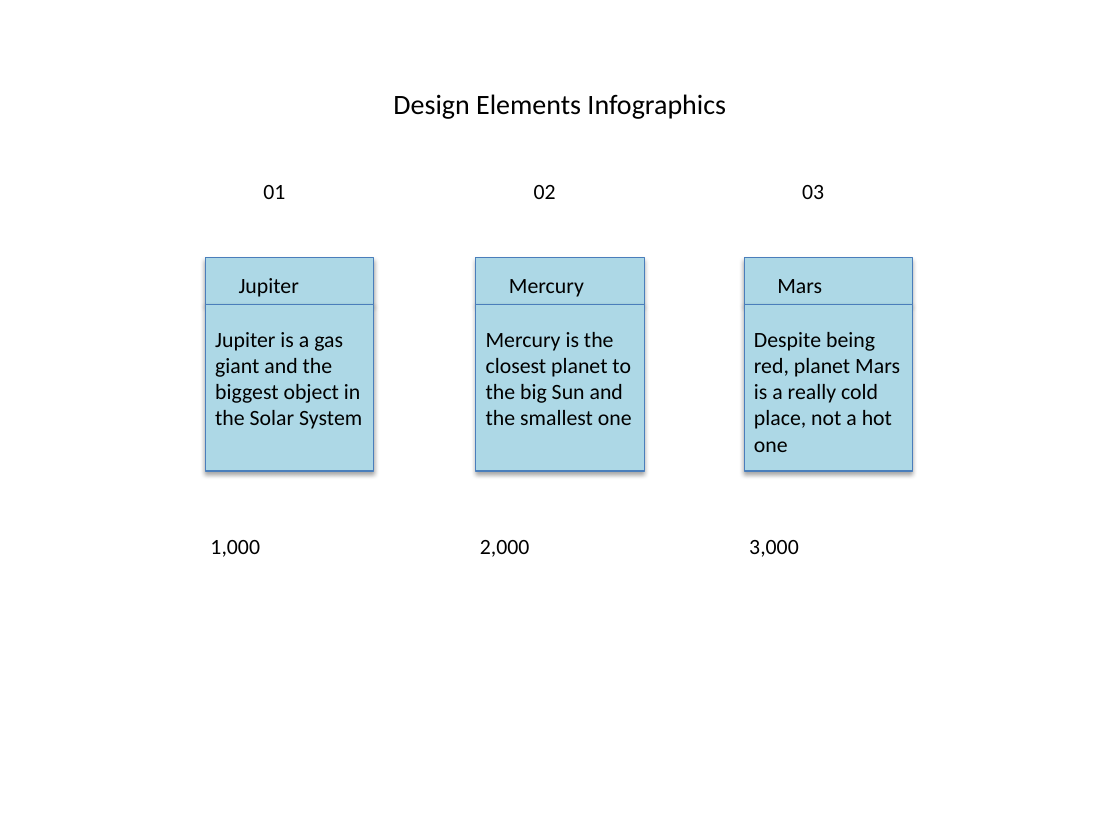
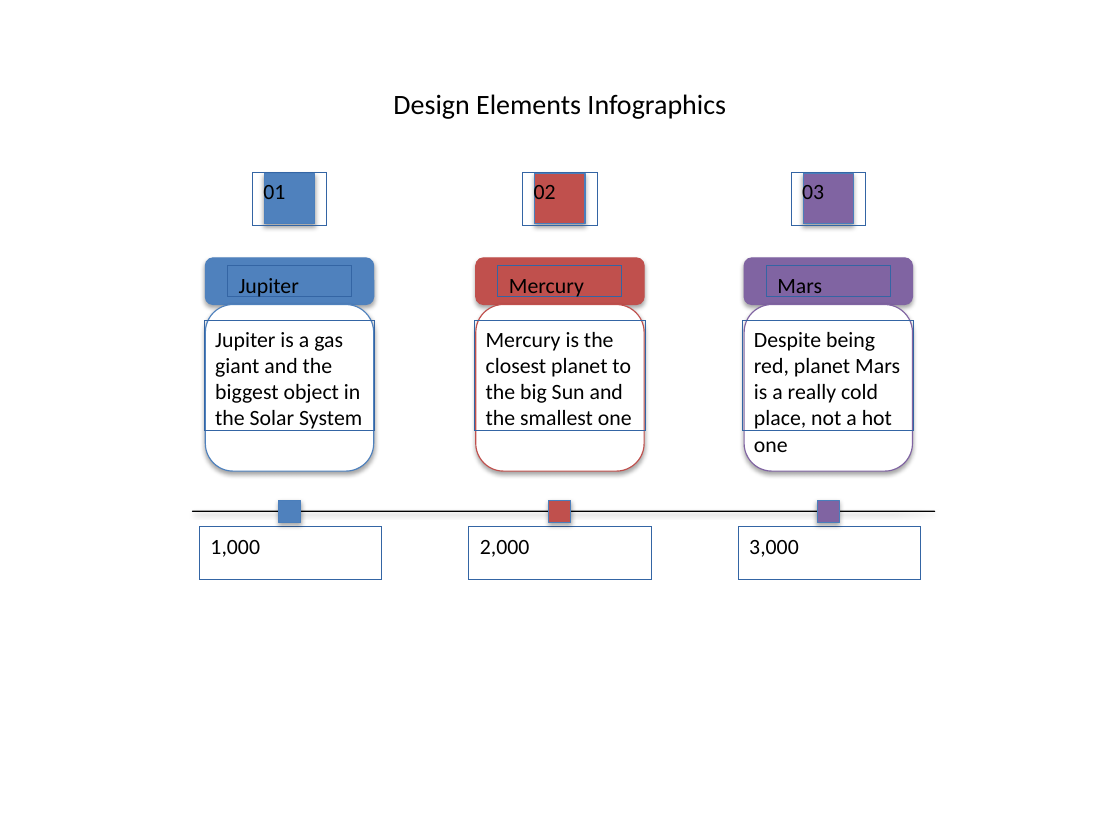
Before and after one commit to realbits-lab/naly, a slide deck: slide 6 of examples/generated_presentation.pptx. Drawn at 1120x840 pixels with LibreOffice and Linux fonts; fonts in the diff are those of the drawing. Boxes give left, top, right and bottom in pixels: in the first picture for what was removed or moved away, otherwise in the second. Text is boxed around its words. In the diff, an @@ line names an element or a change of style, - is before the commit and + after.

```diff
--- a/examples/generated_presentation.pptx
+++ b/examples/generated_presentation.pptx
@@ rectangle added at [264, 174, 315, 224], fill #4F81BD @@
@@ rectangle added at [535, 174, 586, 224], fill #C0504D @@
@@ rectangle added at [803, 174, 853, 224], fill #8064A2 @@
@@ rectangle removed at [205, 258, 373, 305] @@
@@ rounded rectangle added at [205, 258, 373, 305], fill #4F81BD, outline #4F81BD 0.75 pt @@
@@ rectangle removed at [476, 258, 644, 305] @@
@@ rounded rectangle added at [476, 258, 644, 305], fill #C0504D, outline #C0504D 0.75 pt @@
@@ rectangle removed at [744, 258, 912, 305] @@
@@ rounded rectangle added at [744, 258, 912, 305], fill #8064A2, outline #8064A2 0.75 pt @@
@@ rectangle removed at [205, 305, 373, 472] @@
@@ rounded rectangle added at [205, 305, 373, 472], fill #FFFFFF, outline #4F81BD 0.75 pt @@
@@ rectangle removed at [476, 305, 644, 472] @@
@@ rounded rectangle added at [476, 305, 644, 472], fill #FFFFFF, outline #C0504D 0.75 pt @@
@@ rectangle removed at [744, 305, 912, 472] @@
@@ rounded rectangle added at [744, 305, 912, 472], fill #FFFFFF, outline #8064A2 0.75 pt @@
@@ rectangle added at [279, 501, 301, 523], fill #4F81BD @@
@@ rectangle added at [549, 501, 571, 523], fill #C0504D @@
@@ rectangle added at [818, 501, 840, 523], fill #8064A2 @@
@@ ellipse added at [193, 512, 935, 512], fill gradient #3F80CE to #A4C4FF, outline #000000 0.75 pt @@
```
Also in this commit, not shown: 31 other slides changed, 3 other files.
